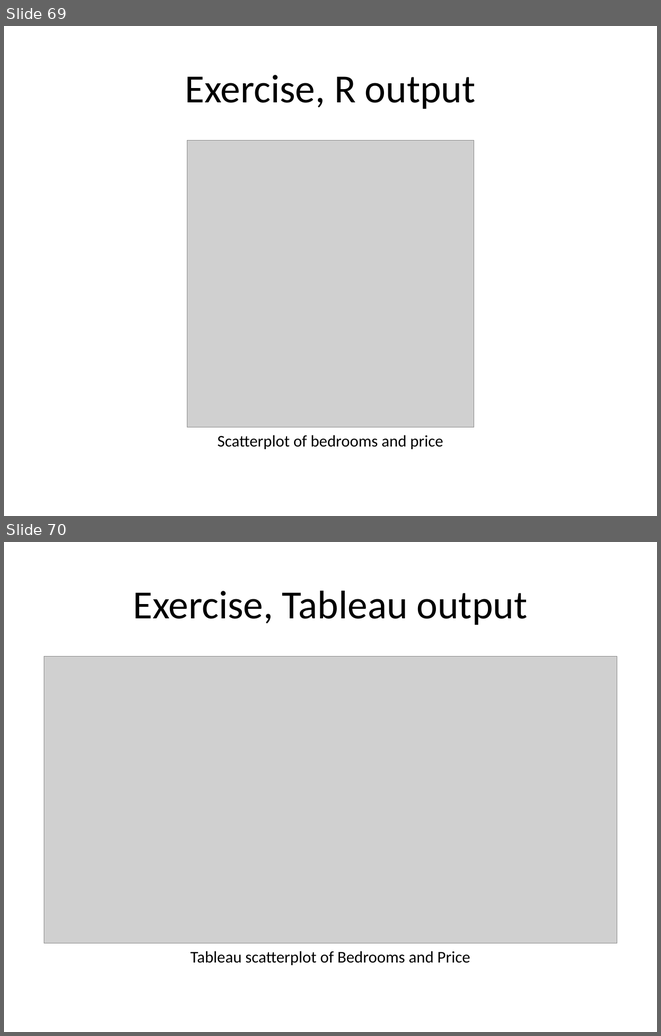
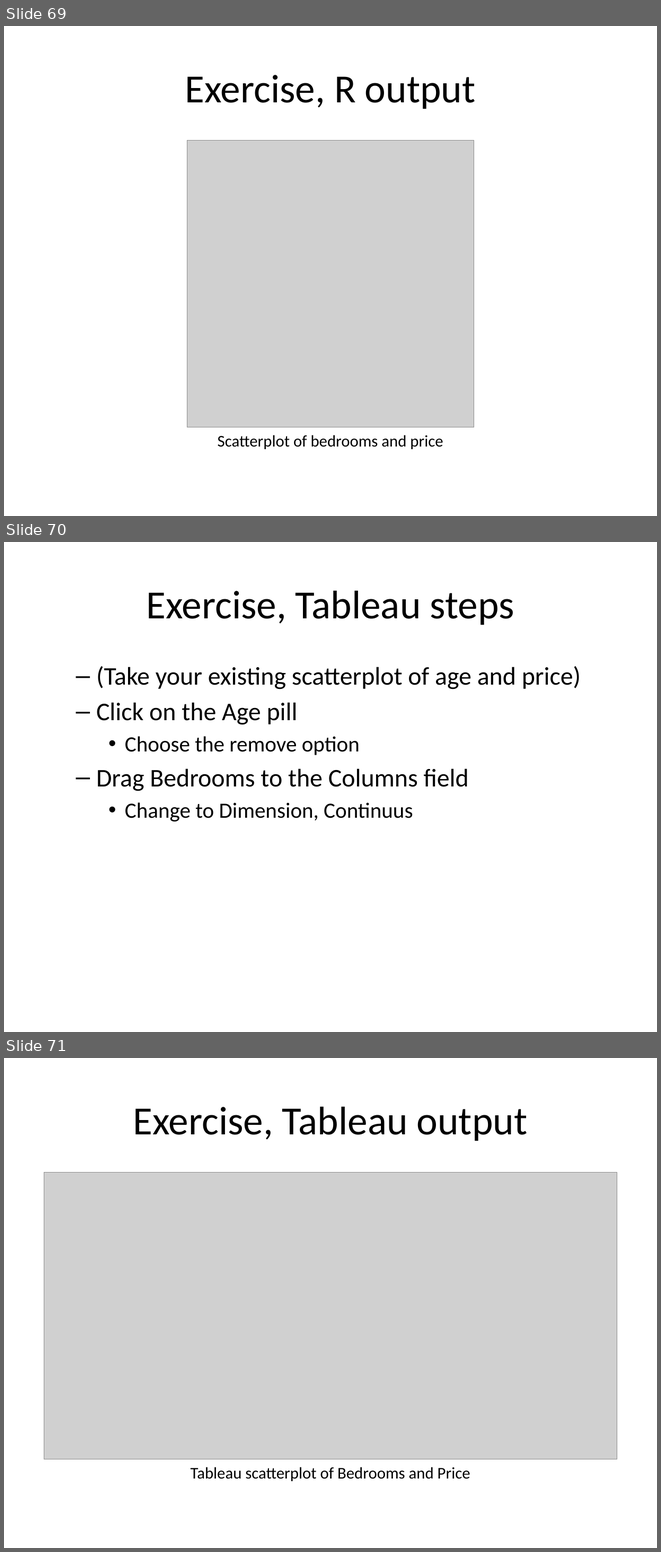
Before and after one commit to pmean/data-visualization, a slide deck: data-viz-01/src/complete-lecture-scatterplots.pptx. Shown one above the other, each under a label of ours: slides 69 and 70 before the commit, slides 69, 70 and 71 after it. The pictures are 661x1036 and 661x1552 pixels, drawn with LibreOffice and Linux fonts; fonts in the diff are those of the drawing; grey boxes stand for pictures. Boxes give left, top, right and bottom in pixels: in the first picture for what was removed or moved away, otherwise in the second. Text is boxed around its words. In the diff, an @@ line names an element or a change of style, - is before the commit and + after.

```diff
--- a/data-viz-01/src/complete-lecture-scatterplots.pptx
+++ b/data-viz-01/src/complete-lecture-scatterplots.pptx
@@ slide 70 added at <box>4,542,657,1032</box>, background #FFFFFF @@
@@ title added at <box>146,590,514,625</box>, 44 pt, text #000000 @@
+Exercise, Tableau steps
@@ text added at <box>96,666,581,821</box>, 28 pt, text #000000 @@
+  – (Take your existing scatterplot of age and price)
+  – Click on the Age pill
+    • Choose the remove option
+  – Drag Bedrooms to the Columns field
+    • Change to Dimension, Continuus
@@ what was slide 70 is now slide 71 @@
```
Also in this commit, not shown: 6 slides changed, 1 other slide added, 1 slide removed, 7 other files.
